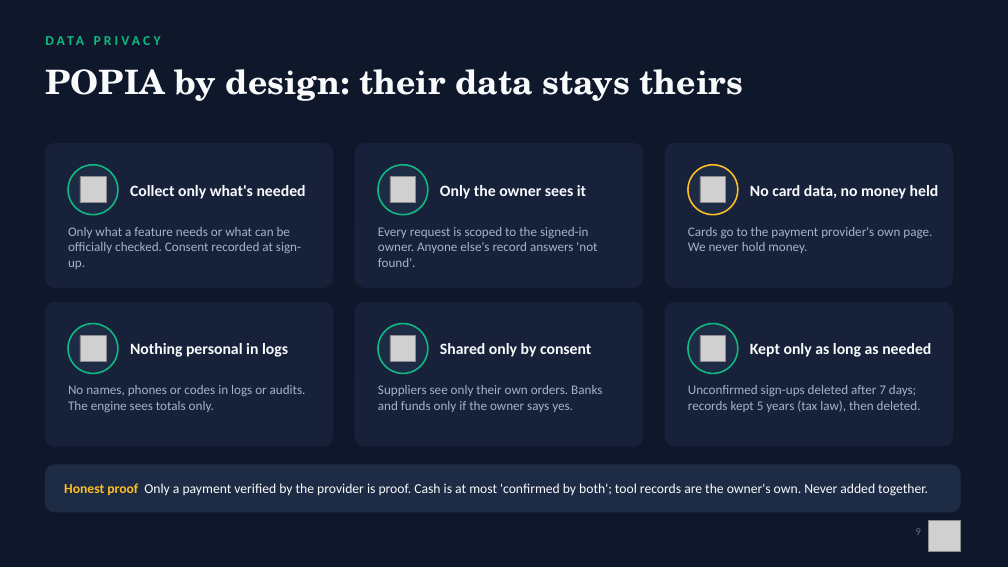
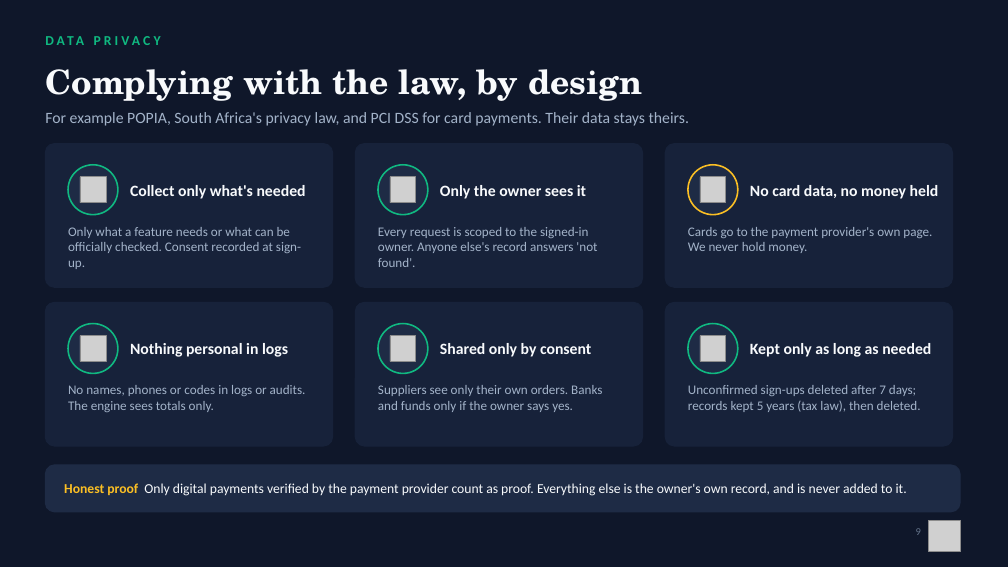
Before and after one commit to Mandla78/KasiFlow, a slide deck: slide 9 of docs/submission/05_final_submission/Akayza_Pitch_TeamPR.pptx. Drawn at 1008x567 pixels with LibreOffice and Linux fonts; fonts in the diff are those of the drawing; grey boxes stand for pictures. Boxes give left, top, right and bottom in pixels: in the first picture for what was removed or moved away, otherwise in the second. Text is boxed around its words. In the diff, an @@ line names an element or a change of style, - is before the commit and + after.

```diff
--- a/docs/submission/05_final_submission/Akayza_Pitch_TeamPR.pptx
+++ b/docs/submission/05_final_submission/Akayza_Pitch_TeamPR.pptx
@@ text at (45, 69, 642, 101): text changed @@
-POPIA by design: their data stays theirs
+Complying with the law, by design
@@ text added at (45, 112, 689, 126), 15 pt, text #A3B3C9 @@
+For example POPIA, South Africa's privacy law, and PCI DSS for card payments. Their data stays theirs.
@@ text at (64, 483, 907, 496): text changed @@
-Honest proof Only a payment verified by the provider is proof. Cash is at most 'confirmed by both'; tool records are the owner's own. Never added together.
+Honest proof Only digital payments verified by the payment provider count as proof. Everything else is the owner's own record, and is never added to it.
```
Also in this commit, not shown: 3 other slides changed, 1 other file.
